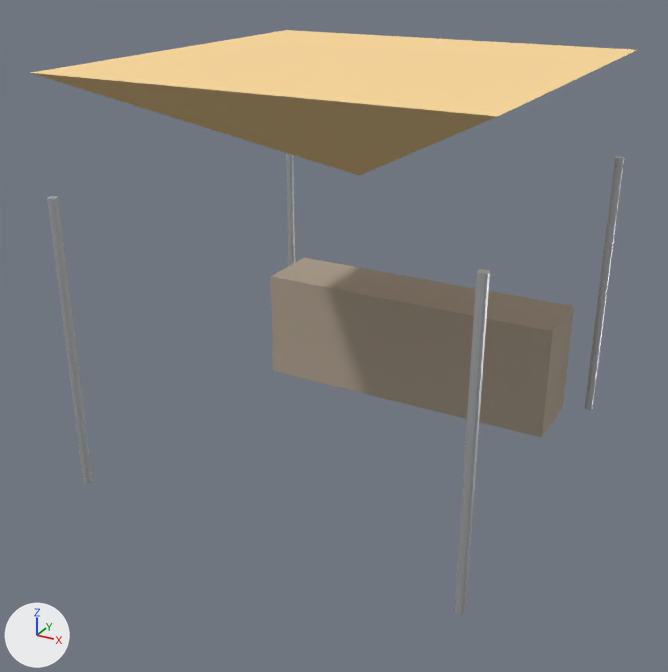
Two versions of the glTF model unreal/MappingSaintDenis/Content/Import/Elements/SM_Tonnelle_accueil.glb, one commit apart.
One viewpoint serves both versions: a camera (50 mm lens) standing at (3.0, -5.84, 3.82) and looking at (-0.06, -0.27, 1.03). Every picture has the same lights, and +X, +Y and +Z are marked at lower left. The first picture is the older version.

The scene before the commit, as lines of its bpy script (objects in view):
```python
me_sm_tonnelle_accueil_2 = bpy.data.meshes.new('SM_Tonnelle_accueil_2')
me_sm_tonnelle_accueil_2.from_pydata(...)  # a 12-sided cylinder along z spanning x 1.47..1.53, y 1.47..1.53, z 0.0..2.2
me_sm_tonnelle_accueil_2.materials.append(mat_m_inox)  # light grey #c4c7ca
me_sm_tonnelle_accueil_3 = bpy.data.meshes.new('SM_Tonnelle_accueil_3')
me_sm_tonnelle_accueil_3.from_pydata(...)  # a 12-sided cylinder along z spanning x 1.47..1.53, y -1.53..-1.47, z 0.0..2.2
me_sm_tonnelle_accueil_3.materials.append(mat_m_inox)  # light grey #c4c7ca
me_sm_tonnelle_accueil_4 = bpy.data.meshes.new('SM_Tonnelle_accueil_4')
me_sm_tonnelle_accueil_4.from_pydata([(0.0, 0.0, 3.0), (1.53, -1.53, 3.0), (0.0, 0.0, 2.2), (-1.53, -1.53, 3.0), (-1.53, 1.53, 3.0), (1.53, 1.53, 3.0)], [], [(1, 0, 3), (1, 3, 2), (3, 0, 4), (3, 4, 2), (4, 0, 5), (4, 5, 2), (5, 0, 1), (5, 1, 2)])
me_sm_tonnelle_accueil_4.materials.append(mat_m_tente)  # beige #ffdb9b
ob_sm_tonnelle_accueil_2 = bpy.data.objects.new('SM_Tonnelle_accueil_2', me_sm_tonnelle_accueil_2)
ob_sm_tonnelle_accueil_2.location = (0.0, 0.0, 0.0)
ob_sm_tonnelle_accueil_3 = bpy.data.objects.new('SM_Tonnelle_accueil_3', me_sm_tonnelle_accueil_3)
ob_sm_tonnelle_accueil_3.location = (0.0, 0.0, 0.0)
ob_sm_tonnelle_accueil_4 = bpy.data.objects.new('SM_Tonnelle_accueil_4', me_sm_tonnelle_accueil_4)
ob_sm_tonnelle_accueil_4.location = (0.0, 0.0, 0.0)
# also in view: 'SM_Tonnelle_accueil_1' at (-1.5, -1.5, 1.1); 'SM_Tonnelle_accueil_5' at (0.0, 1.1, 0.47)
```
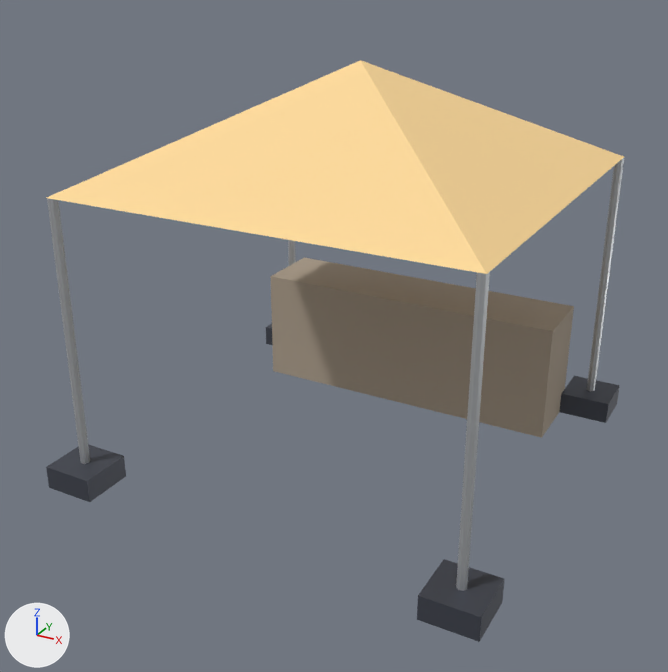
Where the change shows, as pixel boxes (x1, y1, x2, y2) in the pictures (668 x 672 px):
'SM_Tonnelle_accueil_4', reshaped (47% taller)
    before: (31, 30, 637, 175)
    after: (47, 60, 624, 274)
'SM_Tonnelle_accueil_9', added
    after: (417, 559, 504, 642)
'SM_Tonnelle_accueil_7', added
    after: (46, 444, 126, 502)
'SM_Tonnelle_accueil_8', added
    after: (559, 376, 620, 423)
'SM_Tonnelle_accueil_6', added (mostly hidden)
    after: (266, 324, 273, 345)

Patch to the scene script:
```diff
--- a/unreal/MappingSaintDenis/Content/Import/Elements/SM_Tonnelle_accueil.glb.py
+++ b/unreal/MappingSaintDenis/Content/Import/Elements/SM_Tonnelle_accueil.glb.py
@@ mat_m_noir @@
+mat_m_noir = principled_material('M_Noir')
+mat_m_noir.base_color = (0.0706, 0.0784, 0.102)  # greyish blue #4b4f5a
+mat_m_noir.metallic = 0.4
@@ me_sm_tonnelle_accueil_4 @@
 me_sm_tonnelle_accueil_4.from_pydata(...)  # 6 vertices, 8 faces; spans x -1.53..1.53, y -1.53..1.53, z 2.2..3.0
 # used by ob_sm_tonnelle_accueil_4; location = (0.0, 0.0, 0.0)
+# me_sm_tonnelle_accueil_4 part 1: the whole mesh is multiplied about its middle by the matrix ((0.0, -1.0, 0.0), (-1.0, 0.0, 0.0), (0.0, 0.0, -1.0))
 me_sm_tonnelle_accueil_4.materials.append(mat_m_tente)
@@ me_sm_tonnelle_accueil_9 @@
+me_sm_tonnelle_accueil_9.from_pydata(...)  # a box spanning x 1.3..1.7, y -1.7..-1.3, z 0.0..0.18
+me_sm_tonnelle_accueil_9.materials.append(mat_m_noir)  # greyish blue #4b4f5a
@@ me_sm_tonnelle_accueil_8 @@
+me_sm_tonnelle_accueil_8.from_pydata(...)  # a box spanning x 1.3..1.7, y 1.3..1.7, z 0.0..0.18
+me_sm_tonnelle_accueil_8.materials.append(mat_m_noir)  # greyish blue #4b4f5a
@@ me_sm_tonnelle_accueil_7 @@
+me_sm_tonnelle_accueil_7.from_pydata(...)  # a box spanning x -1.7..-1.3, y -1.7..-1.3, z 0.0..0.18
+me_sm_tonnelle_accueil_7.materials.append(mat_m_noir)  # greyish blue #4b4f5a
@@ me_sm_tonnelle_accueil_6 @@
+me_sm_tonnelle_accueil_6.from_pydata(...)  # a box spanning x -1.7..-1.3, y 1.3..1.7, z 0.0..0.18
+me_sm_tonnelle_accueil_6.materials.append(mat_m_noir)  # greyish blue #4b4f5a
@@ ob_sm_tonnelle_accueil_9 @@
+ob_sm_tonnelle_accueil_9 = bpy.data.objects.new('SM_Tonnelle_accueil_9', me_sm_tonnelle_accueil_9)
+ob_sm_tonnelle_accueil_9.location = (0.0, 0.0, 0.0)
@@ ob_sm_tonnelle_accueil_8 @@
+ob_sm_tonnelle_accueil_8 = bpy.data.objects.new('SM_Tonnelle_accueil_8', me_sm_tonnelle_accueil_8)
+ob_sm_tonnelle_accueil_8.location = (0.0, 0.0, 0.0)
@@ ob_sm_tonnelle_accueil_7 @@
+ob_sm_tonnelle_accueil_7 = bpy.data.objects.new('SM_Tonnelle_accueil_7', me_sm_tonnelle_accueil_7)
+ob_sm_tonnelle_accueil_7.location = (0.0, 0.0, 0.0)
@@ ob_sm_tonnelle_accueil_6 @@
+ob_sm_tonnelle_accueil_6 = bpy.data.objects.new('SM_Tonnelle_accueil_6', me_sm_tonnelle_accueil_6)
+ob_sm_tonnelle_accueil_6.location = (0.0, 0.0, 0.0)
```
